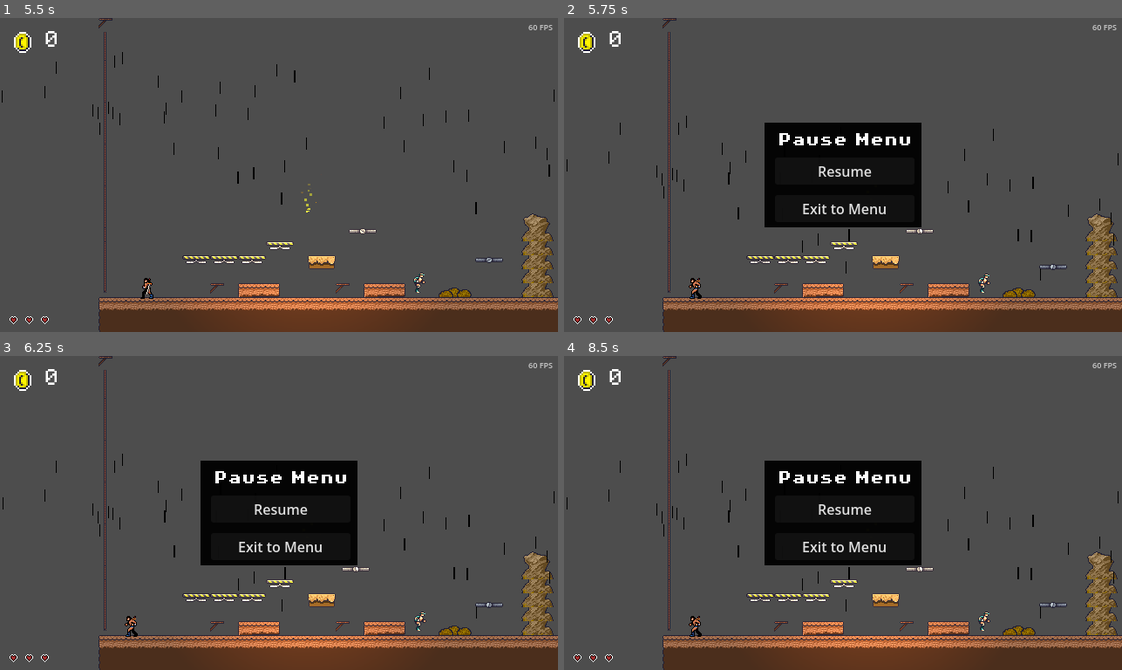
Above: before the commit, frames 1-4 (two rows, left to right).
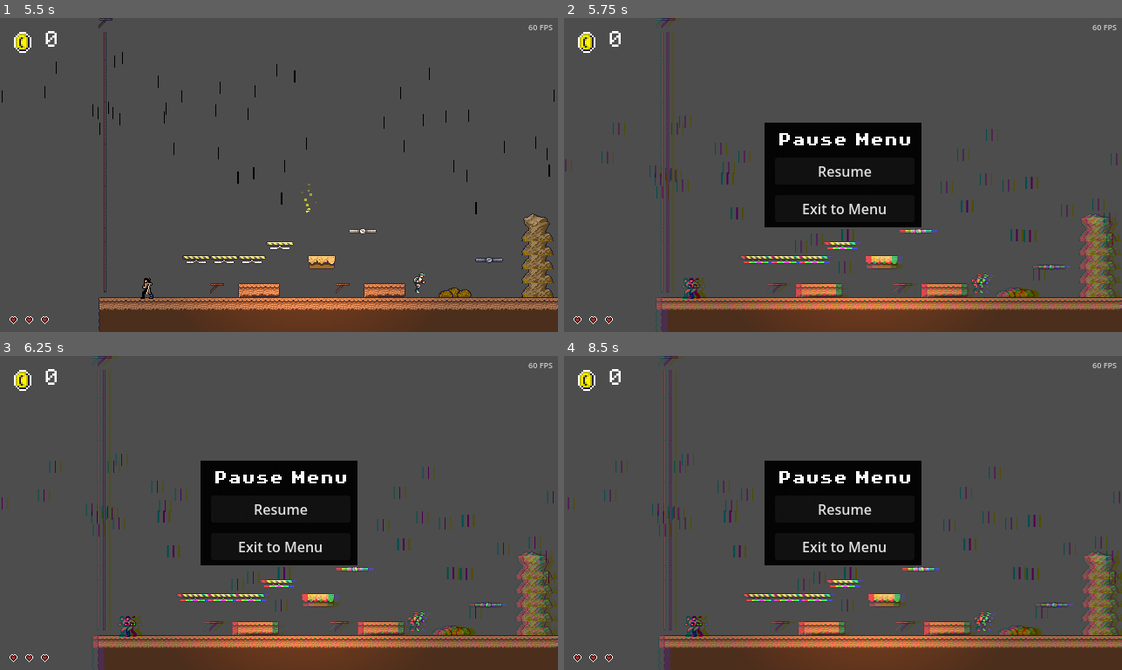
Above: after the commit, the same moments.

Repository: jlogicgames/Edgard_arcade
Game: Godot game, scene res://scenes/game.tscn
The game is run twice, just before and just after one commit, with the same random seed, the same clock (stepped at 60 frames per second) and the same inputs.
Inputs (mouse positions are in pixels of both pictures, inside the frame that each line leads up to):
- Up to frame 1 (5.5 s): click "Play" at 0.5 s; click "Play" at 1.25 s; tap Enter at 2 s; move the mouse to (401, 159) at 2.02 s; hold D (move_right) 2.03-2.78 s; tap K (attack) at 2.1, 3.6, 5.1 s; tap J (jump) at 2.27, 3.02, 4.52, 5.27 s; move the mouse to (167, 190) at 2.77 s; hold A (move_left) 2.78-3.53 s; tap L (interact) at 2.85, 4.35 s; move the mouse to (334, 105) at 3.52 s; hold D (move_right) 3.53-5.03 s; move the mouse to (251, 237) at 4.27 s; move the mouse to (446, 222) at 5.02 s; hold A (move_left) from 5.03 s (still down)
- Up to frame 2 (5.75 s): keep holding A (move_left); tap Escape (pause) at 5.65 s
- Up to frame 3 (6.25 s): keep holding A (move_left); move the mouse to (111, 465) at 5.77 s; tap L (interact) at 5.85 s; tap J (jump) at 6.02 s
- Up to frame 4 (8.5 s): move the mouse to (870, 513) at 6.52 s; tap K (attack) at 6.6, 8.1 s; move the mouse to (759, 434) at 7.27 s; release A (move_left) at 7.28 s; hold D (move_right) from 7.28 s (still down); tap L (interact) at 7.35 s; tap J (jump) at 7.52, 8.27 s; move the mouse to (965, 497) at 8.02 s

Frame 1 is identical in both runs. In frame 2, 7.7% of the frame differs, in the area x 0-100%, y 0-100%; in frame 3, 7.6%; in frame 4, 7.7%.

Commit message:
Phase 8: web start, fullscreen, pause glitch
- T3: WebStartScreen gates GameManager audio (menu music) behind a
  user gesture on web builds; skipped elsewhere.
- T2: ConfigFile-backed Settings (language, fullscreen) applied on
  startup, plus an Options Display toggle; windowed mode is fixed
  640x360, centred.
- T1: chroma_glitch.gdshader (ported from the Flutter source) shown
  only while paused, above the world/sky and below HUD/pause menu.

Co-Authored-By: Claude Sonnet 5 <noreply@anthropic.com>

Diff:
--- a/locale/strings.csv
+++ b/locale/strings.csv
@@ -11,6 +11,9 @@
 PAUSE_MENU,Pause Menu,Меню паузи
 GAME_OVER,Game Over,Гру закінчено
 LANGUAGE_LABEL,Language,Мова
+DISPLAY_LABEL,Display,Дисплей
+DISPLAY_FULLSCREEN,Fullscreen,Повноекранний
+DISPLAY_WINDOWED,Windowed,Віконний
 CONTROLS_HELP,"Use WASD or Arrow Keys for movement.
 J to jump. K to attack. L to interact.
 Collect as many coins as you can and avoid enemies!","Використовуйте WASD або стрілки для руху.
--- /dev/null
+++ b/scenes/effects/pause_glitch.tscn
@@ -0,0 +1,17 @@
+[gd_scene load_steps=3 format=3]
+
+[ext_resource type="Script" path="res://scripts/effects/pause_glitch.gd" id="1"]
+[ext_resource type="Shader" path="res://shaders/chroma_glitch.gdshader" id="2"]
+
+[sub_resource type="ShaderMaterial" id="ChromaGlitchMat"]
+shader = ExtResource("2")
+
+[node name="PauseGlitch" type="CanvasLayer"]
+script = ExtResource("1")
+
+[node name="ColorRect" type="ColorRect" parent="."]
+anchors_preset = 15
+anchor_right = 1.0
+anchor_bottom = 1.0
+mouse_filter = 2
+material = SubResource("ChromaGlitchMat")
--- a/scenes/game.tscn
+++ b/scenes/game.tscn
@@ -1,7 +1,10 @@
 [gd_scene format=3 uid="uid://c3tbj6wjk4q45"]
 
 [ext_resource type="PackedScene" path="res://scenes/ui/main_menu.tscn" id="1"]
+[ext_resource type="PackedScene" path="res://scenes/ui/web_start_screen.tscn" id="2"]
 
 [node name="Game" type="Node2D"]
 
 [node name="MainMenu" parent="." instance=ExtResource("1")]
+
+[node name="WebStartScreen" parent="." instance=ExtResource("2")]
--- a/scenes/ui/main_menu.tscn
+++ b/scenes/ui/main_menu.tscn
@@ -110,9 +110,9 @@
 anchor_right = 0.5
 anchor_bottom = 0.5
 offset_left = -120.0
-offset_top = -60.0
+offset_top = -80.0
 offset_right = 120.0
-offset_bottom = 60.0
+offset_bottom = 80.0
 theme_override_styles/panel = SubResource("StyleBoxFlat_solid_panel")
 
 [node name="VBoxContainer" type="VBoxContainer" parent="OptionsPanel"]
@@ -136,6 +136,11 @@
 size_flags_horizontal = 4
 text = "LANGUAGE_LABEL"
 
+[node name="DisplayButton" type="Button" parent="OptionsPanel/VBoxContainer"]
+custom_minimum_size = Vector2(200, 26)
+size_flags_horizontal = 4
+text = "DISPLAY_LABEL"
+
 [node name="BackButton" type="Button" parent="OptionsPanel/VBoxContainer"]
 custom_minimum_size = Vector2(140, 24)
 size_flags_horizontal = 4
--- /dev/null
+++ b/scenes/ui/web_start_screen.tscn
@@ -0,0 +1,26 @@
+[gd_scene load_steps=3 format=3]
+
+[ext_resource type="Script" path="res://scripts/ui/web_start_screen.gd" id="1"]
+[ext_resource type="Theme" path="res://theme/menu_theme.tres" id="2"]
+
+[sub_resource type="StyleBoxFlat" id="StyleBoxFlat_solid_panel"]
+bg_color = Color(0, 0, 0, 1)
+
+[node name="WebStartScreen" type="CanvasLayer"]
+script = ExtResource("1")
+theme = ExtResource("2")
+
+[node name="Panel" type="Panel" parent="."]
+anchors_preset = 15
+anchor_right = 1.0
+anchor_bottom = 1.0
+theme_override_styles/panel = SubResource("StyleBoxFlat_solid_panel")
+
+[node name="CenterContainer" type="CenterContainer" parent="Panel"]
+anchors_preset = 15
+anchor_right = 1.0
+anchor_bottom = 1.0
+
+[node name="PlayButton" type="Button" parent="Panel/CenterContainer"]
+custom_minimum_size = Vector2(180, 26)
+text = "PLAY"
--- /dev/null
+++ b/scripts/effects/pause_glitch.gd
@@ -0,0 +1,29 @@
+class_name PauseGlitch
+extends CanvasLayer
+
+# T1: chromatic-aberration glitch shown only while paused, above the world
+# and sky (default canvas + layer -1) and below the HUD (10) and pause menu
+# (20). process_mode ALWAYS keeps its idle shake animating while the tree
+# itself is paused.
+const INTENSITY := 1.0
+const SHIFT := 0.01
+
+var _time := 0.0
+
+@onready var rect: ColorRect = $ColorRect
+
+func _ready() -> void:
+	process_mode = Node.PROCESS_MODE_ALWAYS
+	layer = 5
+	visible = false
+	var mat := rect.material as ShaderMaterial
+	mat.set_shader_parameter("u_intensity", INTENSITY)
+	mat.set_shader_parameter("u_shift", SHIFT)
+
+func _process(delta: float) -> void:
+	visible = get_tree().paused
+	if not visible:
+		return
+	_time += delta
+	var mat := rect.material as ShaderMaterial
+	mat.set_shader_parameter("u_time", _time)
--- a/scripts/game_manager.gd
+++ b/scripts/game_manager.gd
@@ -4,6 +4,8 @@
 const MUSIC_FADE_IN := 2.0
 const MUSIC_FADE_OUT := 1.0
 const NATIVE_LANGUAGE_NAMES := {"en": "English", "uk": "Українська"}
+const WINDOWED_SIZE := Vector2i(640, 360)
+const SETTINGS_PATH := "user://settings.cfg"
 
 var coins: int = 0
 var lives: int = MAX_LIVES
@@ -12,6 +14,10 @@
 var invulnerable: bool = false
 var debug_draw: bool = false
 var language: String = "en"
+var fullscreen: bool = true
+# Browsers block audio until a user gesture. True everywhere except web
+# builds, where the start screen (WebStartScreen) flips it on click.
+var audio_unlocked: bool = true
 # Multiplier the level's player and enemies fold into their own delta while
 # a bat is near, so bullet-time stays scoped to the simulation and leaves
 # Engine.time_scale (UI, music, tweens) untouched.
@@ -30,7 +36,10 @@
 
 func _ready() -> void:
 	process_mode = Node.PROCESS_MODE_ALWAYS
+	audio_unlocked = not OS.has_feature("web")
+	_load_settings()
 	TranslationServer.set_locale(language)
+	_apply_window_mode()
 	_setup_menu_music()
 	_setup_fps_counter()
 	_setup_fade_overlay()
@@ -45,9 +54,21 @@
 func toggle_language() -> void:
 	language = "uk" if language == "en" else "en"
 	TranslationServer.set_locale(language)
+	_save_settings()
 
 func native_language_name() -> String:
 	return NATIVE_LANGUAGE_NAMES.get(language, language)
+
+func toggle_fullscreen() -> void:
+	set_fullscreen(not fullscreen)
+
+func set_fullscreen(value: bool) -> void:
+	fullscreen = value
+	_apply_window_mode()
+	_save_settings()
+
+func unlock_audio() -> void:
+	audio_unlocked = true
 
 func load_next_level() -> void:
 	current_level_index = (current_level_index + 1) % LEVELS.size()
@@ -94,7 +115,37 @@
 	_menu_music_player.volume_db = linear_to_db(0.0001)
 	add_child(_menu_music_player)
 
+func _load_settings() -> void:
+	var cfg := ConfigFile.new()
+	if cfg.load(SETTINGS_PATH) != OK:
+		return
+	language = cfg.get_value("settings", "language", language)
+	fullscreen = cfg.get_value("settings", "fullscreen", fullscreen)
+
+func _save_settings() -> void:
+	var cfg := ConfigFile.new()
+	cfg.set_value("settings", "language", language)
+	cfg.set_value("settings", "fullscreen", fullscreen)
+	cfg.save(SETTINGS_PATH)
+
+# Fullscreen by default on desktop/mobile (T2); web always runs windowed in
+# the page and never touches DisplayServer. Windowed mode is always a fixed
+# 640x360 window, centred on the current screen — the saved size isn't
+# restored, so every switch back to windowed returns to that size.
+func _apply_window_mode() -> void:
+	if OS.has_feature("web"):
+		return
+	if fullscreen:
+		DisplayServer.window_set_mode(DisplayServer.WINDOW_MODE_FULLSCREEN)
+		return
+	DisplayServer.window_set_mode(DisplayServer.WINDOW_MODE_WINDOWED)
+	DisplayServer.window_set_size(WINDOWED_SIZE)
+	var screen_size := DisplayServer.screen_get_size()
+	DisplayServer.window_set_position((screen_size - WINDOWED_SIZE) / 2)
+
 func _update_menu_music(delta: float) -> void:
+	if not audio_unlocked:
+		return
 	var target := 1.0 if _menu_music_active else 0.0
 	if _menu_music_volume < target:
 		_menu_music_volume = minf(target, _menu_music_volume + delta / MUSIC_FADE_IN)
--- a/scripts/level.gd
+++ b/scripts/level.gd
@@ -144,6 +144,7 @@
 
 	add_child((load("res://scenes/ui/hud.tscn") as PackedScene).instantiate())
 	add_child((load("res://scenes/ui/pause_menu.tscn") as PackedScene).instantiate())
+	add_child((load("res://scenes/effects/pause_glitch.tscn") as PackedScene).instantiate())
 
 func _setup_ambience() -> void:
 	match ambience:
--- a/scripts/ui/main_menu.gd
+++ b/scripts/ui/main_menu.gd
@@ -12,6 +12,7 @@
 @onready var exit_button: Button = $MainPanel/CenterContainer/VBoxContainer/ExitButton
 @onready var about_back_button: Button = $AboutPanel/VBoxContainer/BackButton
 @onready var language_button: Button = $OptionsPanel/VBoxContainer/LanguageButton
+@onready var display_button: Button = $OptionsPanel/VBoxContainer/DisplayButton
 @onready var options_back_button: Button = $OptionsPanel/VBoxContainer/BackButton
 
 var _current_screen: int = Screen.MAIN
@@ -25,7 +26,10 @@
 	_connect_button(about_back_button, func() -> void: _show_screen(Screen.MAIN))
 	_connect_button(options_back_button, func() -> void: _show_screen(Screen.MAIN))
 	_connect_button(language_button, _on_language_pressed)
+	_connect_button(display_button, _on_display_pressed)
+	display_button.visible = not OS.has_feature("web")
 	_update_language_label()
+	_update_display_label()
 	_show_screen(Screen.MAIN)
 
 func _exit_tree() -> void:
@@ -58,6 +62,19 @@
 func _update_language_label() -> void:
 	language_button.text = tr("LANGUAGE_LABEL") + ": " + GameManager.native_language_name()
 
+func _on_display_pressed() -> void:
+	GameManager.toggle_fullscreen()
+	_update_display_label()
+
+func _update_display_label() -> void:
+	var mode_key := "DISPLAY_FULLSCREEN" if GameManager.fullscreen else "DISPLAY_WINDOWED"
+	display_button.text = tr("DISPLAY_LABEL") + ": " + tr(mode_key)
+
+# Called by WebStartScreen after its own Play button is dismissed, so
+# keyboard/gamepad focus lands back on the menu underneath.
+func focus_main() -> void:
+	_show_screen(Screen.MAIN)
+
 func _unhandled_input(event: InputEvent) -> void:
 	if event.is_action_pressed("ui_cancel") and _current_screen != Screen.MAIN:
 		GameManager.play_button_click()
--- /dev/null
+++ b/scripts/ui/web_start_screen.gd
@@ -0,0 +1,23 @@
+extends CanvasLayer
+
+# Web builds block audio until a user gesture (T3), so this screen sits in
+# front of MainMenu and gates GameManager.audio_unlocked until Play is
+# pressed. Non-web builds never see it.
+@onready var play_button: Button = $Panel/CenterContainer/PlayButton
+
+func _ready() -> void:
+	process_mode = Node.PROCESS_MODE_ALWAYS
+	if not OS.has_feature("web"):
+		queue_free()
+		return
+	layer = 30
+	play_button.pressed.connect(_on_play_pressed)
+	play_button.grab_focus()
+
+func _on_play_pressed() -> void:
+	GameManager.unlock_audio()
+	GameManager.play_button_click()
+	var main_menu: Node = get_parent().get_node_or_null("MainMenu")
+	if main_menu != null and main_menu.has_method("focus_main"):
+		main_menu.call("focus_main")
+	queue_free()
--- /dev/null
+++ b/shaders/chroma_glitch.gdshader
@@ -0,0 +1,31 @@
+// Port of the reference's chroma_glitch.frag (../edgard_in_kimeria/shaders,
+// carried into edgard_in_kimeria_libgdx and edgard_in_kimeria_rs's
+// postprocess.rs as chroma_intensity/chroma_shift): a chromatic-aberration
+// glitch with a horizontal shake, sampled from the frozen frame while paused.
+shader_type canvas_item;
+
+uniform float u_time = 0.0;
+uniform float u_intensity = 1.0;
+uniform float u_shift = 0.01;
+
+uniform sampler2D screen_texture : hint_screen_texture, repeat_disable, filter_nearest;
+
+void fragment() {
+	vec2 uv = SCREEN_UV;
+
+	float red_shift = u_intensity * u_shift;
+	float blue_shift = -u_intensity * u_shift;
+
+	float shake_x = sin(u_time * 15.0) * (u_shift * 0.25) * u_intensity;
+	vec2 shaken_uv = uv + vec2(shake_x, 0.0);
+
+	vec2 red_uv = clamp(shaken_uv + vec2(red_shift, 0.0), vec2(0.0), vec2(1.0));
+	vec2 green_uv = clamp(shaken_uv, vec2(0.0), vec2(1.0));
+	vec2 blue_uv = clamp(shaken_uv + vec2(blue_shift, 0.0), vec2(0.0), vec2(1.0));
+
+	float red = texture(screen_texture, red_uv).r;
+	float green = texture(screen_texture, green_uv).g;
+	float blue = texture(screen_texture, blue_uv).b;
+
+	COLOR = vec4(red, green, blue, 1.0);
+}
Binary file changed: locale/strings.en.translation
Binary file changed: locale/strings.uk.translation
Not shown, added: scripts/dev_tools.gd.uid
Not shown, added: scripts/effects/pause_glitch.gd.uid
Not shown, added: scripts/ui/web_start_screen.gd.uid
Not shown, added: shaders/chroma_glitch.gdshader.uid
Not shown, changed: docs/parity-plan.md
